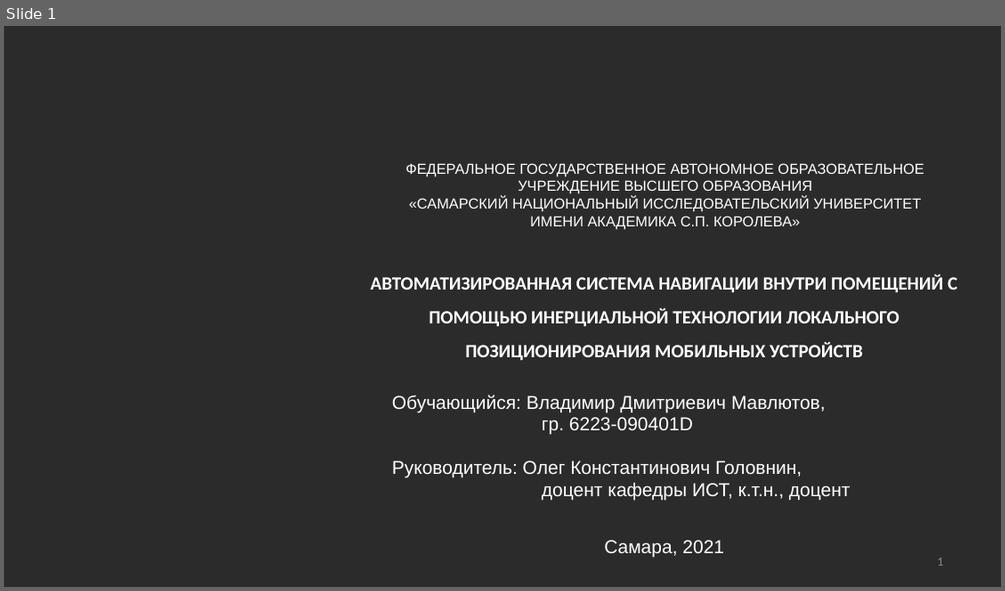
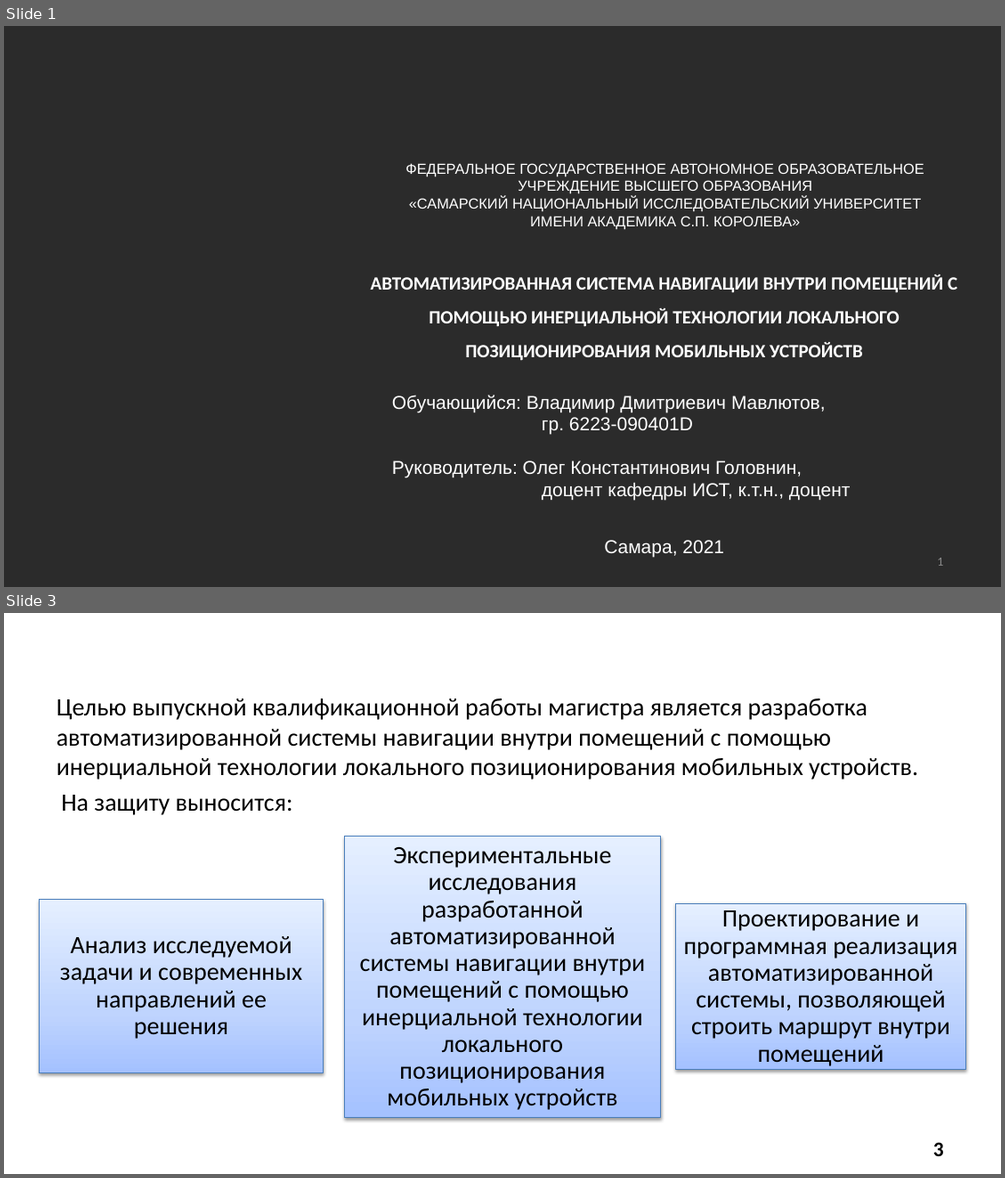
Before and after one commit to SonicRun/DiplomMaga, a slide deck: Mavlyutov_V_D_prezentatsia.pptx. Shown one above the other, each under a label of ours: slide 1 before the commit, slides 1 and 3 after it; the slides between them are not shown. The pictures are 1005x591 and 1005x1178 pixels, drawn with LibreOffice and Linux fonts; fonts in the diff are those of the drawing; background and template pictures are left out; a plain dark background stands for a picture behind light text. Boxes give left, top, right and bottom in pixels: in the first picture for what was removed or moved away, otherwise in the second. Text is boxed around its words. In the diff, an @@ line names an element or a change of style, - is before the commit and + after.

```diff
--- a/Mavlyutov_V_D_prezentatsia.pptx
+++ b/Mavlyutov_V_D_prezentatsia.pptx
@@ slide 3 added at (4,613,1001,1174), background picture (left out) @@
@@ text added at (196,632,842,674), 28 pt, text #FFFFFF @@
+Цели и задачи
@@ text added at (57,698,918,779), 24 pt, text #000000 @@
+Целью выпускной квалификационной работы магистра является разработка автоматизированной системы навигации внутри помещений с помощью инерциальной технологии локального позиционирования мобильных устройств.
@@ text added at (61,795,293,815), 24 pt, text #000000 @@
+На защиту выносится:
@@ group added at (39,836,966,1118): 3 rectangles, 3 texts @@
+Анализ исследуемой задачи и современных направлений ее решения
+Проектирование и программная реализация автоматизированной системы, позволяющей строить маршрут внутри помещений
+Экспериментальные исследования разработанной автоматизированной системы навигации внутри помещений с помощью инерциальной технологии локального позиционирования мобильных устройств
@@ page number added at (933,1142,944,1156), 20 pt, text #000000, bold @@
+3
```
Also in this commit, not shown: 5 slides changed, 4 other slides added, 3 slides removed, 1 other file.
